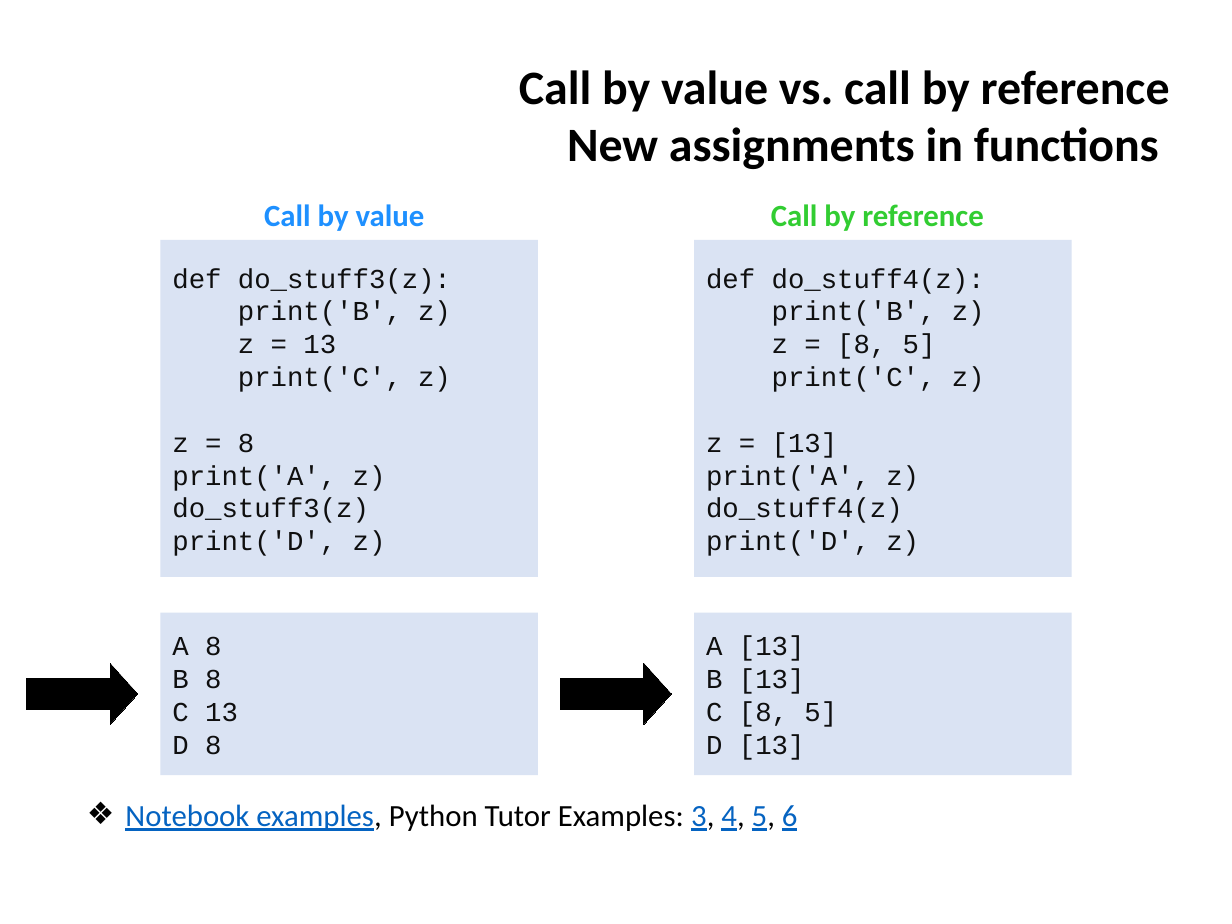
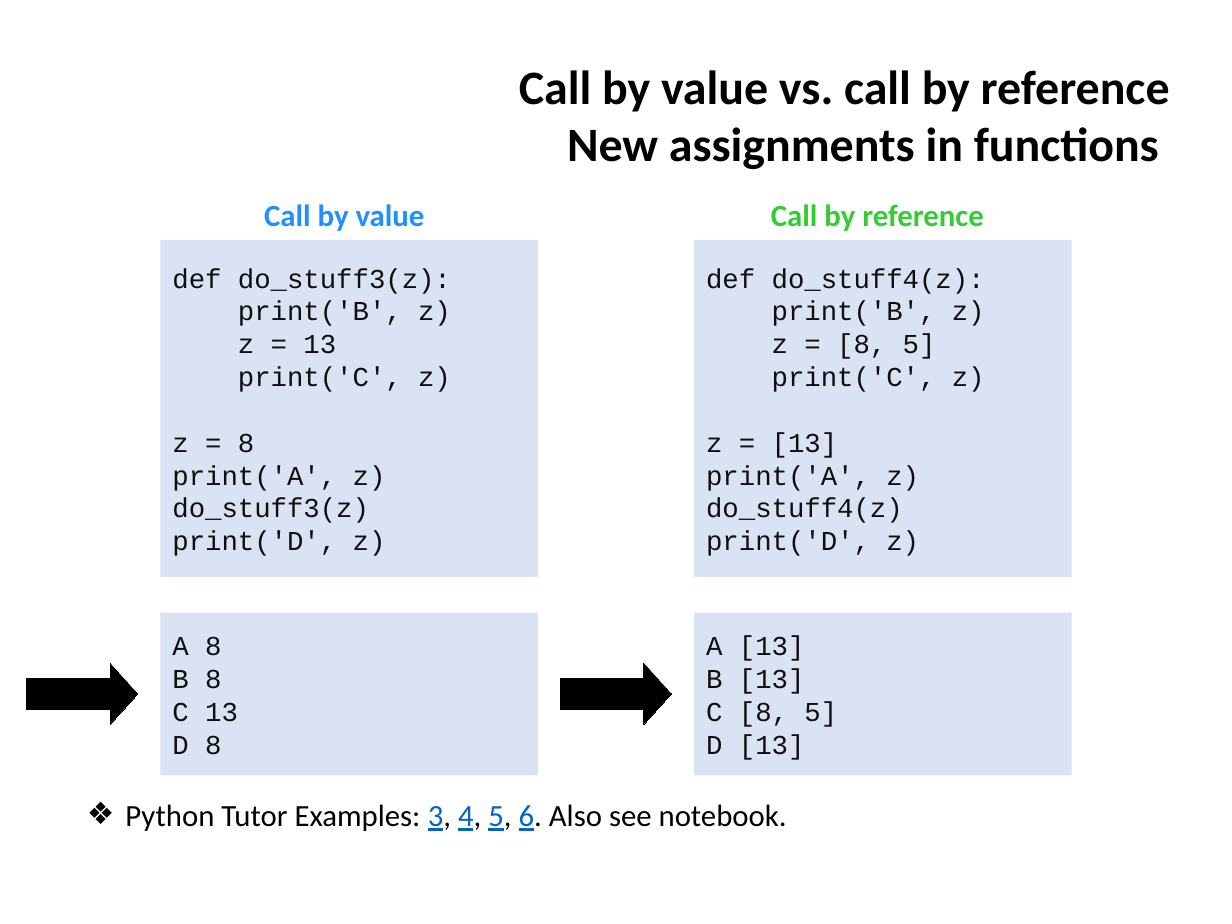
Before and after one commit to ifromm/fcsp, a slide deck: slide 34 of Slides/unit_6_prog_3.pptx. Drawn at 1232x924 pixels with LibreOffice and Linux fonts; fonts in the diff are those of the drawing; background and template pictures are left out. Boxes give left, top, right and bottom in pixels: in the first picture for what was removed or moved away, otherwise in the second. Text is boxed around its words. In the diff, an @@ line names an element or a change of style, - is before the commit and + after.

Commit message:
Unit 6, uploaded notebooks

```diff
--- a/Slides/unit_6_prog_3.pptx
+++ b/Slides/unit_6_prog_3.pptx
@@ text at (x1=125, y1=804, x2=787, y2=831): text changed @@
-❖ Notebook examples, Python Tutor Examples: 3, 4, 5, 6
+❖ Python Tutor Examples: 3, 4, 5, 6. Also see notebook.
```
Also in this commit, not shown: 10 other slides changed, 16 other files.
